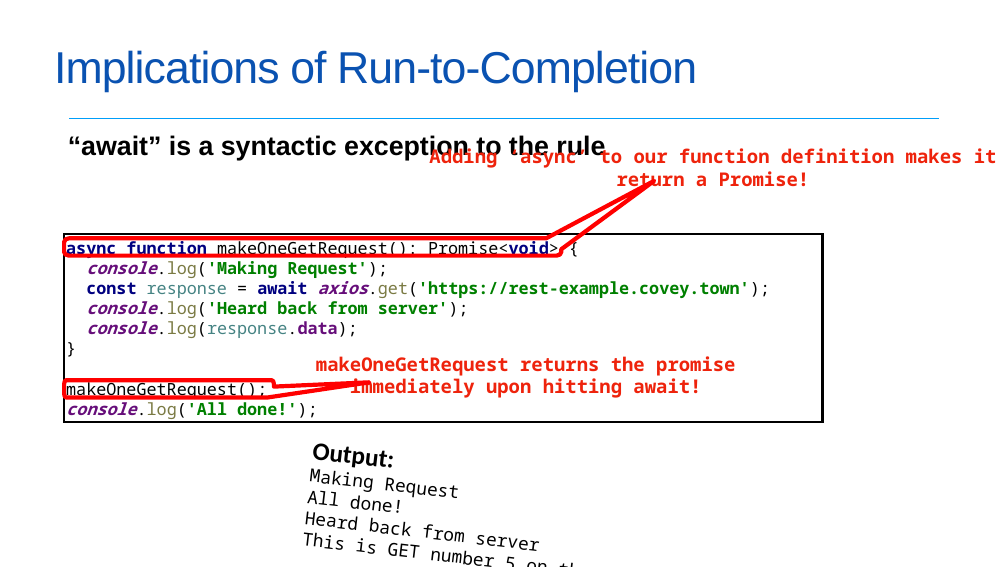
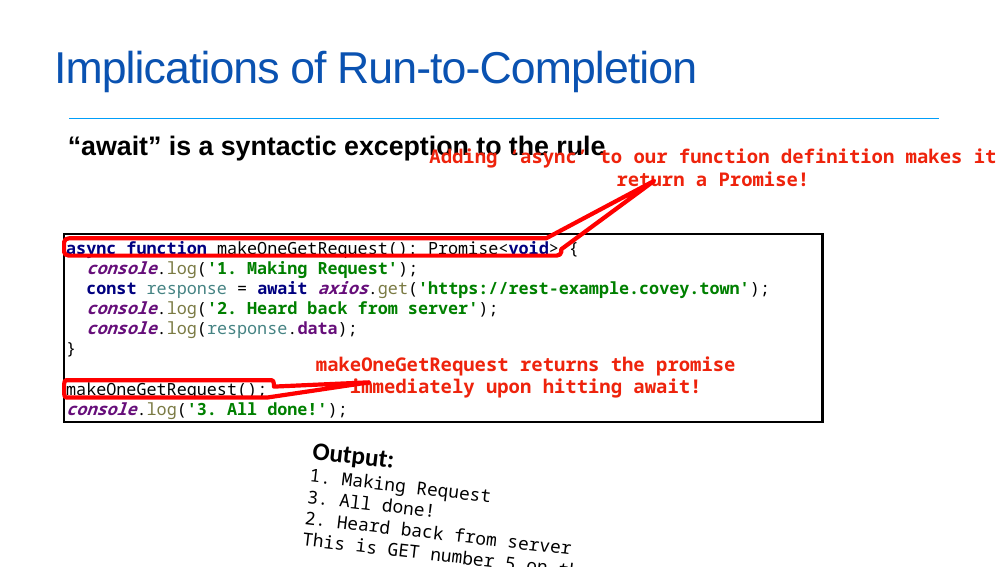
Before and after one commit to neu-se/CS4530-Spring-2022, a slide deck: slide 20 of Slides/Lesson 4.1 Concurrent Programming.pptx. Drawn at 1008x567 pixels with LibreOffice and Linux fonts; fonts in the diff are those of the drawing. Boxes give left, top, right and bottom in pixels: in the first picture for what was removed or moved away, otherwise in the second. Text is boxed around its words. In the diff, an @@ line names an element or a change of style, - is before the commit and + after.

Commit message:
add numbers to last confusing slide

```diff
--- a/Slides/Lesson 4.1 Concurrent Programming.pptx
+++ b/Slides/Lesson 4.1 Concurrent Programming.pptx
@@ text in rectangle at bbox=[66, 238, 770, 419]: text changed @@
-async function makeOneGetRequest(): Promise<void> {
-console.log('Making Request');
-const response = await axios.get('https://rest-example.covey.town');
-console.log('Heard back from server');
-console.log(response.data);
-}
-makeOneGetRequest();
-console.log('All done!');
+async function makeOneGetRequest(): Promise<void> {
+console.log('1. Making Request');
+const response = await axios.get('https://rest-example.covey.town');
+console.log('2. Heard back from server');
+console.log(response.data);
+}
+makeOneGetRequest();
+console.log('3. All done!');
@@ text in line at bbox=[304, 469, 571, 558]: text changed @@
-Making Request
-All done!
-Heard back from server
+1. Making Request
+3. All done!
+2. Heard back from server
```
